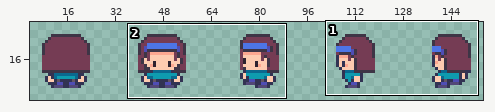
File history of a pixel-art file, Assets/Art/S_Avatar.aseprite. The picture above shows the old version from afar; the outline marks the close-up.
Close-up. Before:
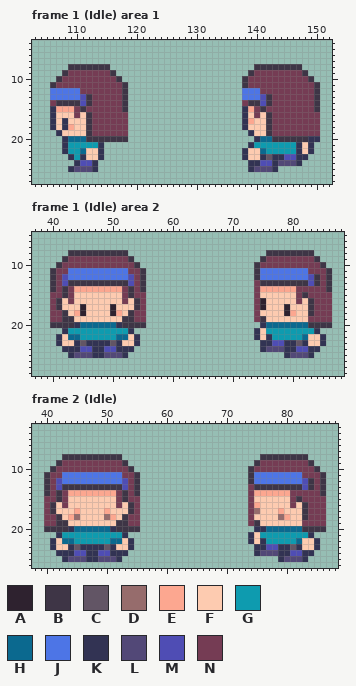
160x32 pixels, 20 frames. Shown: frame 1 (Idle) area 1: x 103..152, y 4..27; frame 1 (Idle) area 2: x 37..88, y 5..28; frame 2 (Idle): x 38..88, y 3..26. The wide view leaves out empty margins. The commit also changed other frames or places, which this record leaves out.
Palette (. is transparent): A #2e222f  B #3e3546  C #625565  D #966c6c  E #fca790  F #fdcbb0  G #0e9baf  H #0b698f  J #4d75e6  K #323353  L #524877  M #4f4db4  N #753c54
The result:
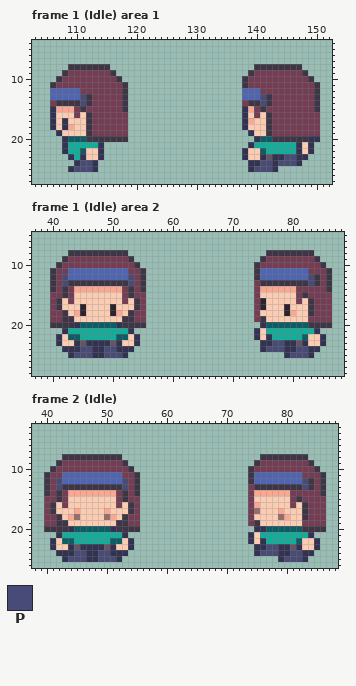
Colours new in this view: P #484a77
The author wrote: Avatar Color Index
The exact change:
@@ palette @@
-G #0e9baf
+G #0eaf9b
-H #0b698f
+H #0b5e65
-J #4d75e6
+J #4d65b4
--- frame 1 (Idle) area 1, layer "Flattened"
@@ x 109..143 @@
 12 JJNNNNNNNB...................JJJNNN
-13 JJMBNNNNNB...................JJJMBN
-14 BBMBNNNNNB...................NBBMBN
+13 JJPBNNNNNB...................JJJPBN
+14 BBPBNNNNNB...................NBBPBN
 15 ENBNNNNNNB...................KENBNN
@@ x 103..152 @@
 22 .....KGGHFFK.......................KFFHGGGGGKFK...
-23 ......KGKFFK.......................KFFKCKKMMKK....
-24 .......KMMK.........................KKMMKLLLK.....
-25 ......KLLLK.........................KLLLK.........
+23 ......KGKFFK.......................KFFKCKKPPKK....
+24 .......KPPK.........................KKPPKPPPK.....
+25 ......KPPPK.........................KPPPK.........
 26 ..................................................
--- frame 1 (Idle) area 2, layer "Flattened"
@@ x 37..88 @@
 11 ...BNNJJJJJJJJJJNNB..................BJJJJJJJJNNNB..
-12 ...BNMJJJJJJJJJJMNB..................BJJJJJJJJMBNB..
-13 ...BNMBBBBBBBBBBMNB..................NBBBBBBBBMBNB..
+12 ...BNPJJJJJJJJJJPNB..................BJJJJJJJJPBNB..
+13 ...BNPBBBBBBBBBBPNB..................NBBBBBBBBPBNB..
 14 ...BNBNEEEEEEEENBNB..................NEEEEEENNNNNB..
@@ x 37..88 @@
 22 ....KFHHGGGGGGHHFK...................KFKGGGGGHFFK...
-23 ....KFFKCKKKKCKFFK....................KKMMKKCKFFK...
-24 .....KKKMMKKMMKKK.....................KLLLKKMMKK....
-25 ......KLLLKKLLLK..........................KLLLK.....
+23 ....KFFKCKKKKCKFFK....................KKPPKKCKFFK...
+24 .....KKKPPKKPPKKK.....................KPPPKKPPKK....
+25 ......KPPPKKPPPK..........................KPPPK.....
 26 ....................................................
--- frame 2 (Idle), layer "Flattened"
@@ x 38..88 @@
 11 ..BNNJJJJJJJJJJNNB..................BJJJJJJJJNNNB..
-12 ..BNMJJJJJJJJJJMNB..................BJJJJJJJJMBNB..
-13 ..BNMBBBBBBBBBBMNB..................NBBBBBBBBMBNB..
+12 ..BNPJJJJJJJJJJPNB..................BJJJJJJJJPBNB..
+13 ..BNPBBBBBBBBBBPNB..................NBBBBBBBBPBNB..
 14 ..BNBNEEEEEEEENBNB..................NEEEEEENNNNNB..
@@ x 38..88 @@
 22 ...KFHHGGGGGGHHFK...................KFKGGGGGHFFK...
-23 ...KFFKCKKKKCKFFK....................KKMMKKCKFFK...
-24 ....KKKMMKKMMKKK.....................KLLLKKMMKK....
-25 .....KLLLKKLLLK..........................KLLLK.....
+23 ...KFFKCKKKKCKFFK....................KKPPKKCKFFK...
+24 ....KKKPPKKPPKKK.....................KPPPKKPPKK....
+25 .....KPPPKKPPPK..........................KPPPK.....
 26 ...................................................
